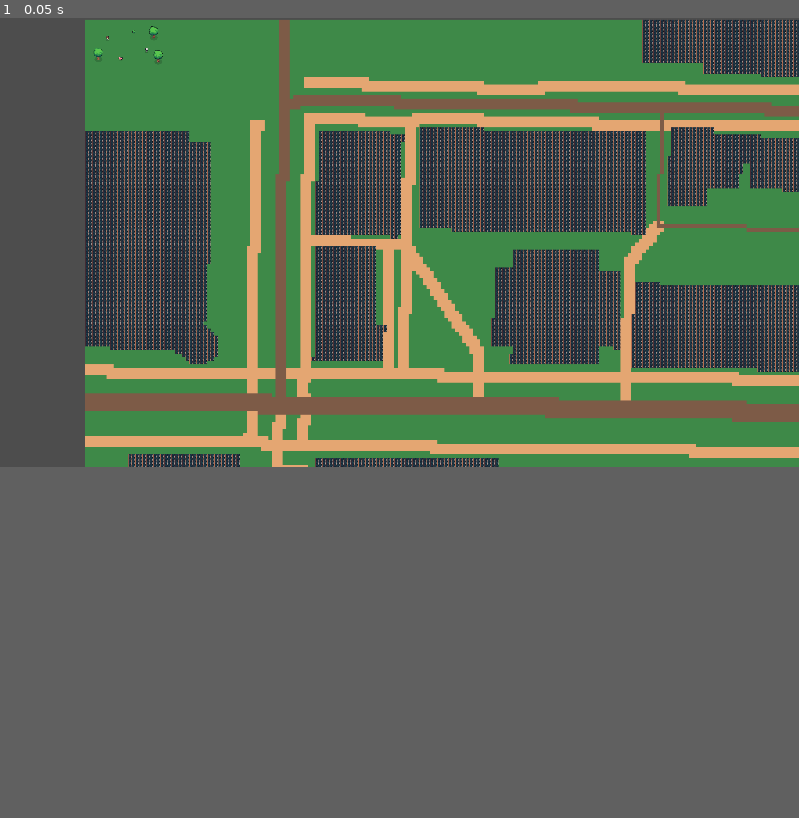
Above: before the commit, frame 1.
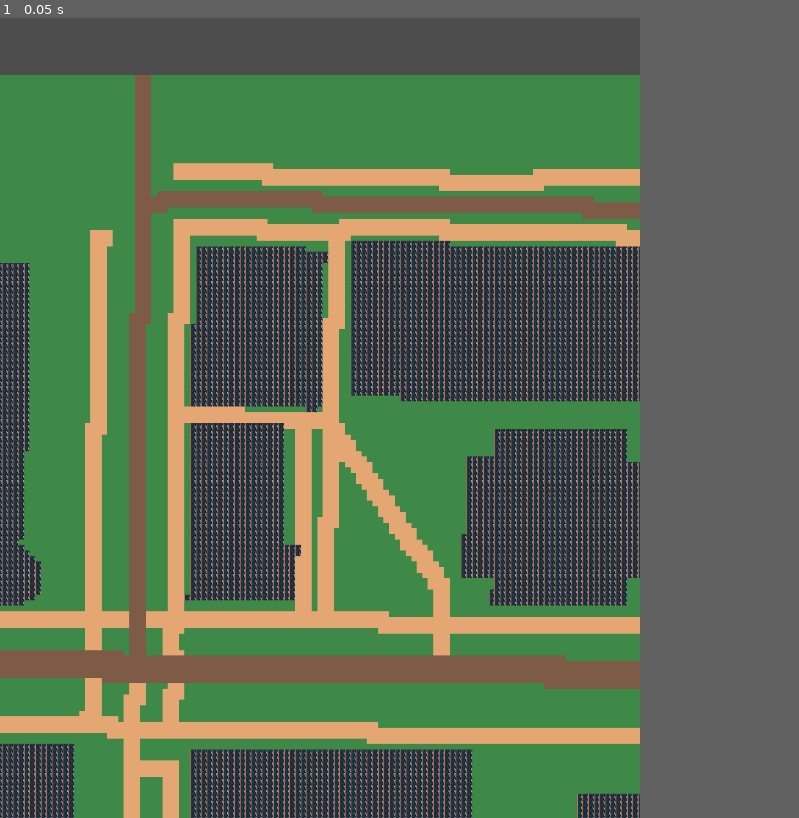
Above: after the commit, the same moment.

Repository: ccb/agent-sandbox
Game: Godot game, scene res://scenes/main.tscn
The game is run twice, just before and just after one commit, with the same random seed, the same clock (stepped at 60 frames per second) and the same inputs.
Inputs:
- Up to frame 1 (0.05 s): no input
The window is 799x449 before the commit and 640x800 after it. Grey fills any space a smaller window leaves; there, only what the larger window draws over its background counts as a difference.

The runs differ from the first frame. In frame 1, 63% of the frame differs, in the area x 0-100%, y 0-100%.

Commit message:
fix(godot): portrait window sized to the core map so it fills the view
The 1920x1080 window is landscape but the 34th–36th core map is portrait
(5632x7040 px), so the map sat in a narrow strip with wide grey margins and read
small. Match the window to the map: a 1000x1250 portrait window with the scene
cameras' zoom raised to 0.176 so the whole campus fills the frame. The window
stays resizable; the comment notes the zoom ≈ window_height / 7040 if resized.

Co-Authored-By: Claude Opus 4.8 <noreply@anthropic.com>

Diff:
--- a/godot-generative-agents/project.godot
+++ b/godot-generative-agents/project.godot
@@ -18,8 +18,12 @@
 
 [display]
 
-window/size/viewport_width=1920
-window/size/viewport_height=1080
+; Portrait window matched to the tall 34th–36th core map (5632x7040 px, aspect
+; ~0.8) so the whole campus fills the window instead of sitting in a strip with
+; wide grey margins. The window is resizable; the scene cameras' zoom is set to
+; fit this size. A 16:9 window would shrink the portrait map into the middle.
+window/size/viewport_width=1000
+window/size/viewport_height=1250
 
 [rendering]
 
--- a/godot-generative-agents/scenes/campus_urban.tscn
+++ b/godot-generative-agents/scenes/campus_urban.tscn
@@ -11,9 +11,9 @@
 map_path = "res://maps/upenn_core_urban.tmj"
 
 ; The map is the 34th–36th x Spruce–Walnut core (5632x7040 px at 1 m/tile).
-; Centred on the map; zoom 0.15 fits the whole (tall) area in view. Size the view
-; with the camera zoom, never by scaling the TileMapLayer (that leaves sub-pixel
-; white seams between cells). Raise the zoom to push into the middle.
+; Centred on the map; zoom 0.176 fits the whole (tall) area to the 1000x1250
+; portrait window (see project.godot). Size the view with the camera zoom, never by
+; scaling the TileMapLayer (that leaves sub-pixel white seams between cells).
 [node name="Camera2D" type="Camera2D" parent="."]
 position = Vector2(2810, 3510)
-zoom = Vector2(0.15, 0.15)
+zoom = Vector2(0.176, 0.176)
--- a/godot-generative-agents/scenes/penn_replay.tscn
+++ b/godot-generative-agents/scenes/penn_replay.tscn
@@ -14,9 +14,9 @@
 map_path = "res://maps/upenn_core_urban.tmj"
 
 ; The map is the 34th–36th x Spruce–Walnut core only (5632x7040 px at 1 m/tile),
-; so the whole frame IS the middle of campus. Centred on the map; zoom 0.155 fits
-; the full (tall) area in view. Raise the zoom to push in on the agents (Van Pelt,
-; College Hall, Meyerson, the Locust Walk spine) if you don't need the whole area.
+; so the whole frame IS the middle of campus. Centred on the map; zoom 0.176 fits
+; the full (tall) area to the 1000x1250 portrait window (see project.godot). If you
+; resize the window, nudge this zoom to match (≈ window_height / 7040).
 [node name="Camera2D" type="Camera2D" parent="."]
 position = Vector2(2810, 3510)
-zoom = Vector2(0.15, 0.15)
+zoom = Vector2(0.176, 0.176)
